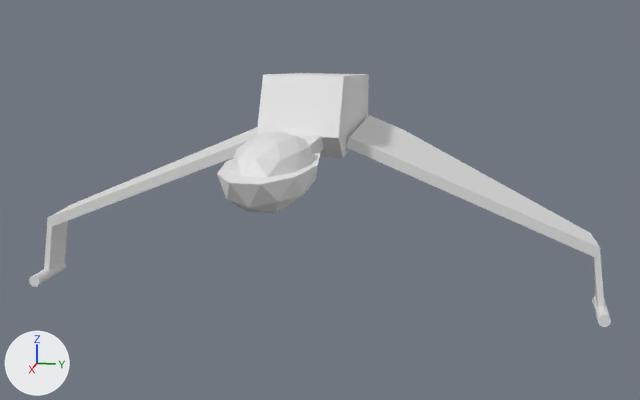
A saved change to the OBJ model resources/KlingonBOP.obj.
Before and after are seen from a 50 mm camera at (21.55, 4.65, 3.91) aimed at (0.83, 0.5, -1.28). The axes (+X, +Y, +Z) are drawn at lower left. The lights are the same throughout. Where no turn or scale is listed for an object, it has been applied to the vertices. Vertices at the same position are counted once.

The older version as bpy lines, for what is in view:
```python
ob_cube_001 = bpy.data.objects.new('Cube.001', me_cube_001)
ob_cube_001.location = (0.0, 0.0, 0.0)
ob_cube_002 = bpy.data.objects.new('Cube.002', me_cube_002)
ob_cube_002.location = (0.0, 0.0, 0.0)
ob_cube_003_cube_008 = bpy.data.objects.new('Cube.003_Cube.008', me_cube_003_cube_008)
ob_cube_003_cube_008.location = (0.0, 0.0, 0.0)
ob_cube_004_cube_009 = bpy.data.objects.new('Cube.004_Cube.009', me_cube_004_cube_009)
ob_cube_004_cube_009.location = (0.0, 0.0, 0.0)
ob_cube_005_cube_010 = bpy.data.objects.new('Cube.005_Cube.010', me_cube_005_cube_010)
ob_cube_005_cube_010.location = (0.0, 0.0, 0.0)
ob_cube_cube_005 = bpy.data.objects.new('Cube_Cube.005', me_cube_cube_005)
ob_cube_cube_005.location = (0.0, 0.0, 0.0)
ob_cylinder_001 = bpy.data.objects.new('Cylinder.001', me_cylinder_001)
ob_cylinder_001.location = (0.0, 0.0, 0.0)
ob_cylinder_002 = bpy.data.objects.new('Cylinder.002', me_cylinder_002)
ob_cylinder_002.location = (0.0, 0.0, 0.0)
ob_icosphere = bpy.data.objects.new('Icosphere', me_icosphere)
ob_icosphere.location = (0.0, 0.0, 0.0)
# also in view: 'Icosphere.001' at (3.45, 0.0, 0.48)
```
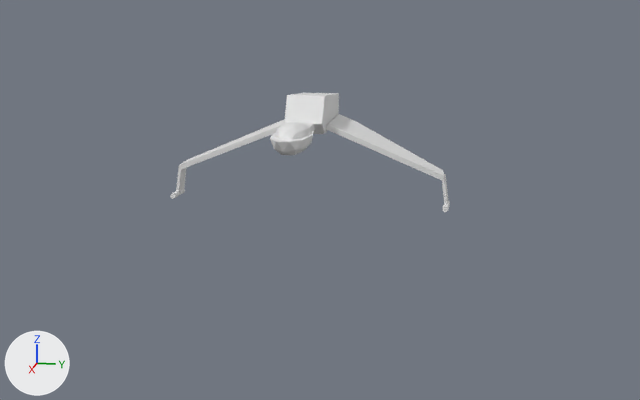
Changed parts and their boxes [x1, y1, x2, y2] in the pictures (640 x 400 px):
'Cube.005_Cube.010', reshaped (149% wider, 40% taller): before [257, 73, 369, 158]; after [170, 93, 450, 212]
'Cube.004_Cube.009', deleted: before [346, 115, 601, 258]
'Cube.001', deleted: before [47, 127, 257, 227]
'Icosphere', deleted: before [217, 153, 320, 213]
'Icosphere.001', deleted: before [229, 131, 313, 177]
'Cube.002', deleted: before [44, 220, 68, 270]
'Cube.003_Cube.008', deleted: before [592, 241, 604, 307]
'Cylinder.002', deleted: before [29, 261, 66, 287]
'Cylinder.001', deleted: before [592, 296, 611, 327]
'Cube_Cube.005', deleted: before [295, 135, 324, 153]

Edits to the bpy script that builds the scene:
```text
Change me_cube_005_cube_010:
    used by ob_cube_005_cube_010; location = (0.0, 0.0, 0.0)
    remove me_cube_005_cube_010.from_pydata(...)  # 10 vertices, 16 faces; spans x -3.79..1.1, y -1.0..1.0, z -0.29..1.71
    add me_cube_005_cube_010.from_pydata(...)  # 285 vertices, 592 faces, 4 loose edges; spans x -1.88..2.59, y -3.59..3.59, z -1.59..1.19
    me_cube_005_cube_010 part 1: 10 vertices removed from x -3.79..1.1, y -1.0..1.0, z -0.29..1.71; 285 vertices added at x -1.88..2.59, y -3.59..3.59, z -1.59..1.19
Remove ob_cube_001:
    ob_cube_001 = bpy.data.objects.new('Cube.001', me_cube_001)
    ob_cube_001.location = (0.0, 0.0, 0.0)
Remove ob_cube_002:
    ob_cube_002 = bpy.data.objects.new('Cube.002', me_cube_002)
    ob_cube_002.location = (0.0, 0.0, 0.0)
Remove ob_cube_003_cube_008:
    ob_cube_003_cube_008 = bpy.data.objects.new('Cube.003_Cube.008', me_cube_003_cube_008)
    ob_cube_003_cube_008.location = (0.0, 0.0, 0.0)
Remove ob_cube_004_cube_009:
    ob_cube_004_cube_009 = bpy.data.objects.new('Cube.004_Cube.009', me_cube_004_cube_009)
    ob_cube_004_cube_009.location = (0.0, 0.0, 0.0)
Remove ob_cube_cube_005:
    ob_cube_cube_005 = bpy.data.objects.new('Cube_Cube.005', me_cube_cube_005)
    ob_cube_cube_005.location = (0.0, 0.0, 0.0)
Remove ob_cylinder_001:
    ob_cylinder_001 = bpy.data.objects.new('Cylinder.001', me_cylinder_001)
    ob_cylinder_001.location = (0.0, 0.0, 0.0)
Remove ob_cylinder_002:
    ob_cylinder_002 = bpy.data.objects.new('Cylinder.002', me_cylinder_002)
    ob_cylinder_002.location = (0.0, 0.0, 0.0)
Remove ob_icosphere:
    ob_icosphere = bpy.data.objects.new('Icosphere', me_icosphere)
    ob_icosphere.location = (0.0, 0.0, 0.0)
Remove ob_icosphere_001:
    ob_icosphere_001 = bpy.data.objects.new('Icosphere.001', me_icosphere_001)
    ob_icosphere_001.location = (0.0, 0.0, 0.0)
```
